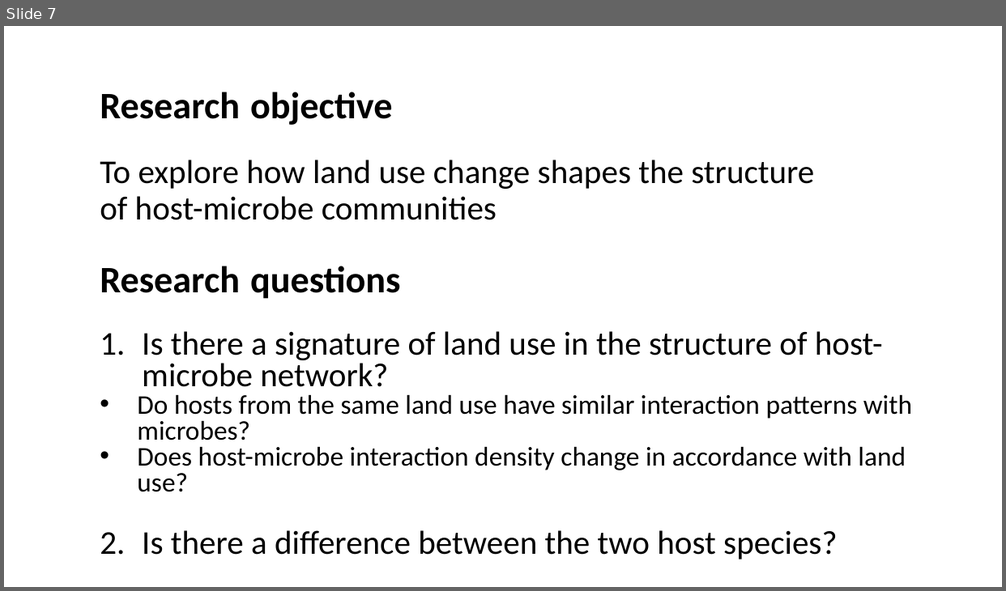
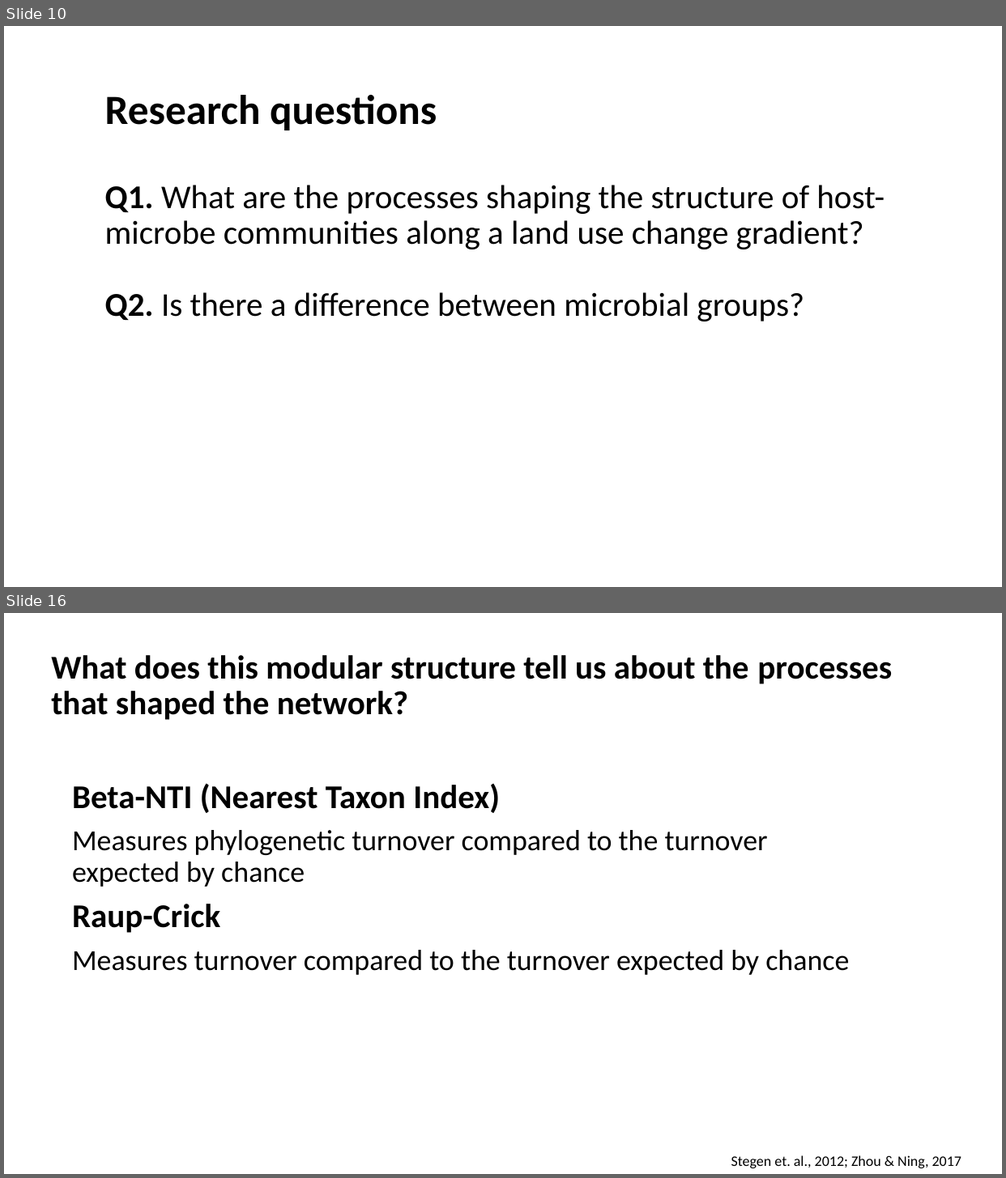
Before and after one commit to Ecological-Complexity-Lab/Microbiome_Structure_Madagascar, a slide deck: presentations/project story.pptx. Shown one above the other, each under a label of ours: slide 7 before the commit, slides 10 and 16 after it; the slides between them are not shown. The pictures are 1006x591 and 1006x1178 pixels, drawn with LibreOffice and Linux fonts; fonts in the diff are those of the drawing. Boxes give left, top, right and bottom in pixels: in the first picture for what was removed or moved away, otherwise in the second. Text is boxed around its words. In the diff, an @@ line names an element or a change of style, - is before the commit and + after.

```diff
--- a/presentations/project story.pptx
+++ b/presentations/project story.pptx
@@ slide 16 added at (4,613,1002,1174), background #FFFFFF @@
@@ text added at (51,655,892,720), 32 pt, text #000000, bold @@
+What does this modular structure tell us about the processes that shaped the network?
@@ text added at (72,783,849,975), 28 pt, text #000000 @@
+Beta-NTI (Nearest Taxon Index)
+Measures phylogenetic turnover compared to the turnover expected by chance
+Raup-Crick
+Measures turnover compared to the turnover expected by chance
@@ text added at (731,1156,961,1169), 14 pt, text #000000 @@
+Stegen et. al., 2012; Zhou & Ning, 2017
@@ what was slide 7 is now slide 10 @@
@@ slide 10 changed as well @@
@@ text "Research questions": place and size @@
-text "Research questions" at (100,266,401,299)
+text "Research questions" at (105,95,437,130)
@@ text "Research questions" at (105,95,437,130): size 36 to 40 pt @@
@@ title removed at (100,92,393,125) @@
-Research objective
@@ text removed at (100,160,814,220) @@
-To explore how land use change shapes the structure of host-microbe communities
@@ text at (105,185,884,322): text changed; size 26 to 32 pt @@
-1. Is there a signature of land use in the structure of host-microbe network?
-• Do hosts from the same land use have similar interaction patterns with microbes?
-    • Does host-microbe interaction density change in accordance with land use?
-2. Is there a difference between the two host species?
+Q1. What are the processes shaping the structure of host-microbe communities along a land use change gradient?
+Q2. Is there a difference between microbial groups?
```
Also in this commit, not shown: 10 other slides changed, 25 other slides added, 19 slides removed.
